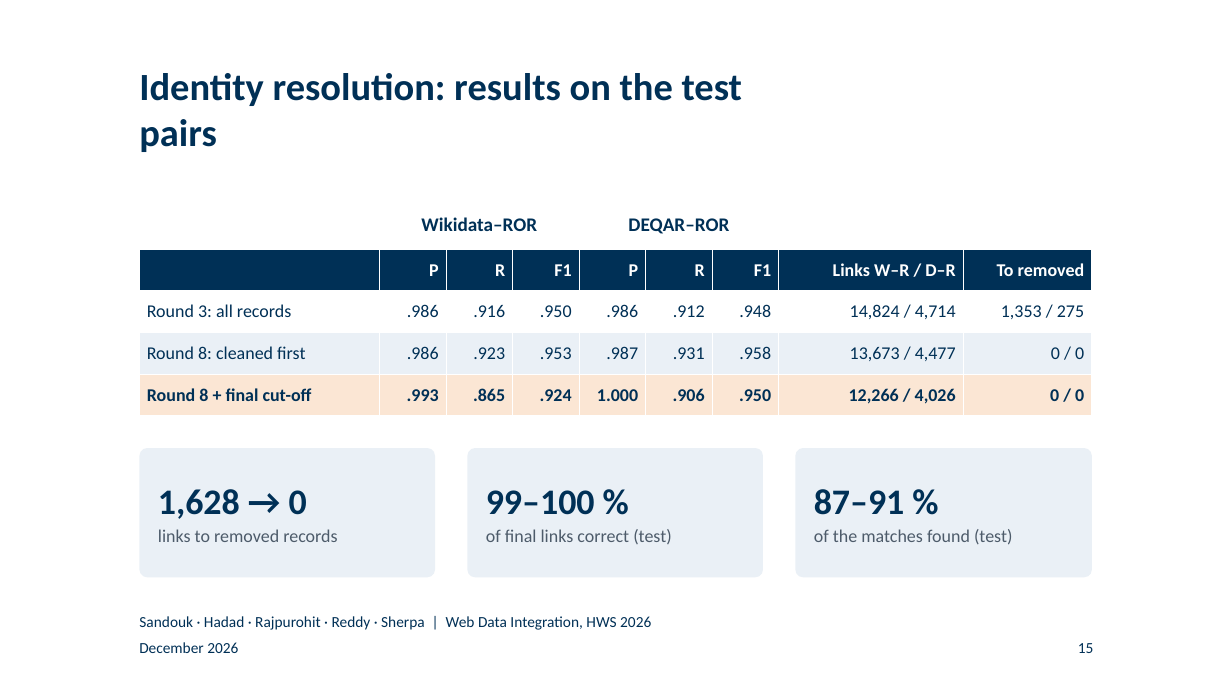
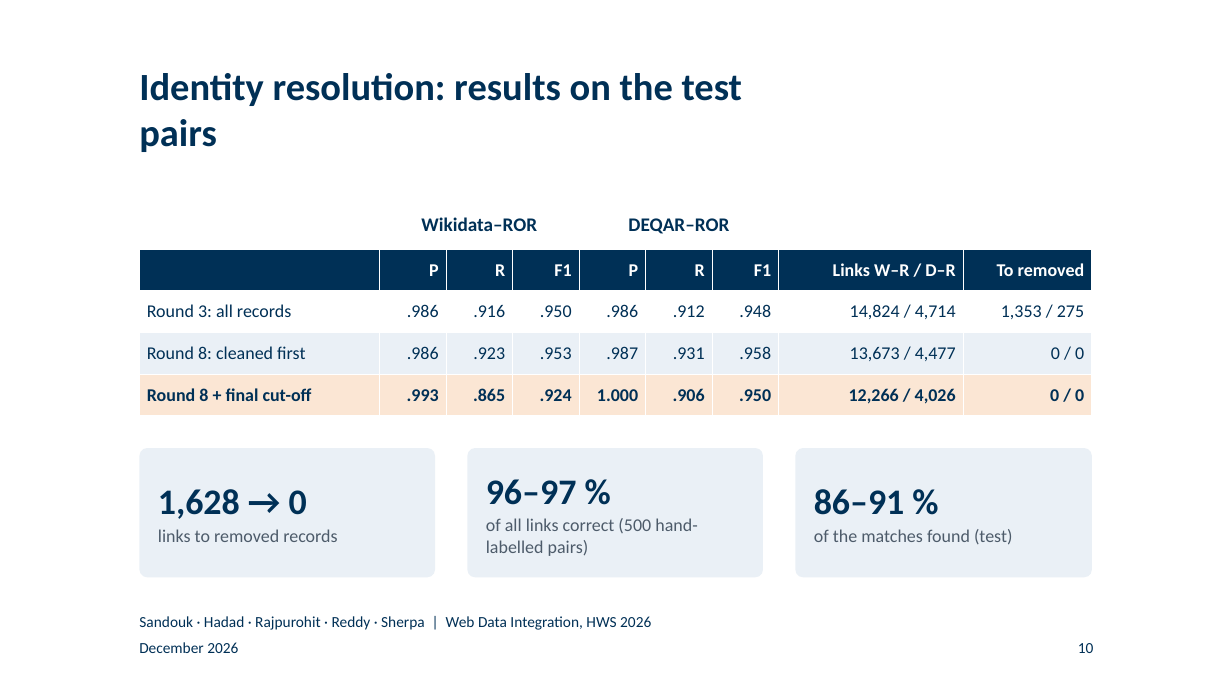
Before and after one commit to BlackSamuron0305/Web-Data-Integration-Project-HWS2026, a slide deck: slide 10 of submission/final-presentation/final_presentation.pptx (slide 15 before the commit). Drawn at 1232x693 pixels with LibreOffice and Linux fonts; fonts in the diff are those of the drawing; background and template pictures are left out. Boxes give left, top, right and bottom in pixels: in the first picture for what was removed or moved away, otherwise in the second. Text is boxed around its words. In the diff, an @@ line names an element or a change of style, - is before the commit and + after.

```diff
--- a/submission/final-presentation/final_presentation.pptx
+++ b/submission/final-presentation/final_presentation.pptx
@@ text at <box>486,479,697,556</box>: text changed @@
-99–100 %
-of final links correct (test)
+96–97 %
+of all links correct (500 hand-labelled pairs)
@@ text at <box>814,489,905,515</box>: text changed @@
-87–91 %
+86–91 %
@@ page number at <box>1078,643,1094,653</box>: text changed @@
-15
+10
```
Also in this commit, not shown: 18 other slides changed, 2 slides removed, 33 other files.
